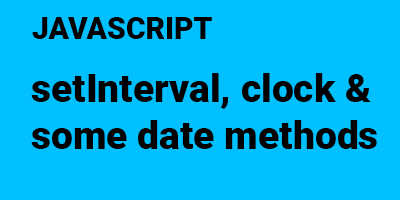
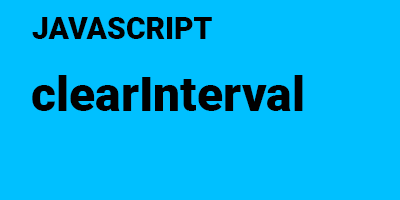
The second 400x200 image is a revision of the first. Changes to its layers:
renamed "setInterval, clock & some date methods" to "clearInterval", painted on it over <box>31,73,377,149</box>
